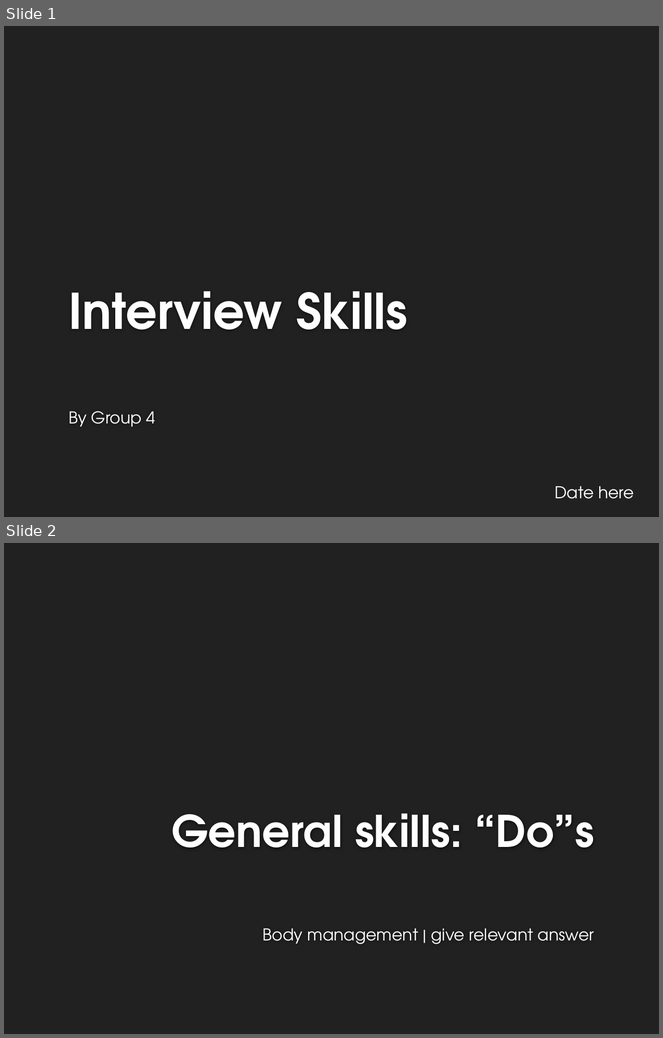
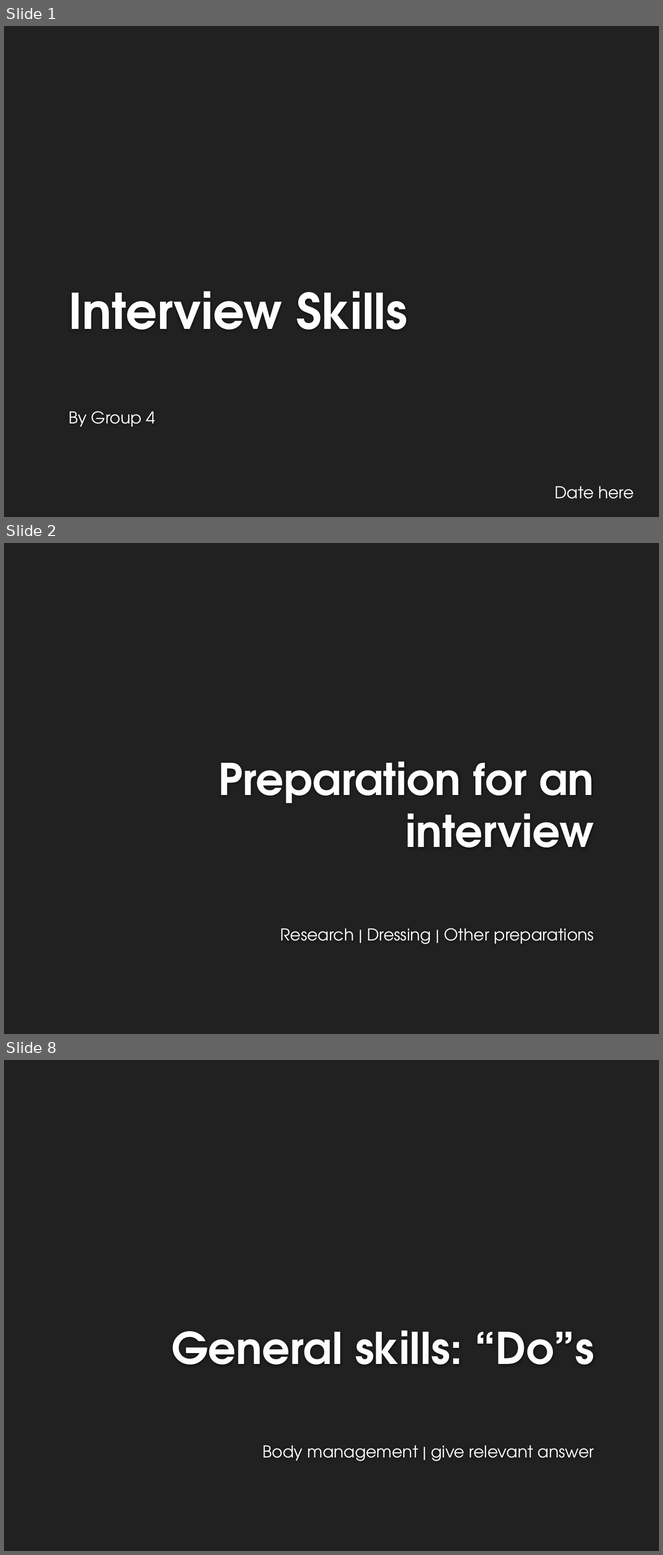
Before and after one commit to riwu/CS2101, a slide deck: OP1.pptx. Shown one above the other, each under a label of ours: slides 1 and 2 before the commit, slides 1, 2 and 8 after it; the slides between them are not shown. The pictures are 663x1038 and 663x1555 pixels, drawn with LibreOffice and Linux fonts; fonts in the diff are those of the drawing; background and template pictures are left out. Boxes give left, top, right and bottom in pixels: in the first picture for what was removed or moved away, otherwise in the second. Text is boxed around its words. In the diff, an @@ line names an element or a change of style, - is before the commit and + after.

```diff
--- a/OP1.pptx
+++ b/OP1.pptx
@@ slide 2 added at [4, 543, 659, 1034], background #212121 @@
@@ title added at [218, 761, 595, 848], 48 pt, text #FEFEFE, bold @@
+Preparation for an interview
@@ text added at [281, 928, 595, 944], 18 pt, text #FFFFFF @@
+Research | Dressing | Other preparations
@@ what was slide 2 is now slide 8 @@
```
Also in this commit, not shown: 5 other slides added.
